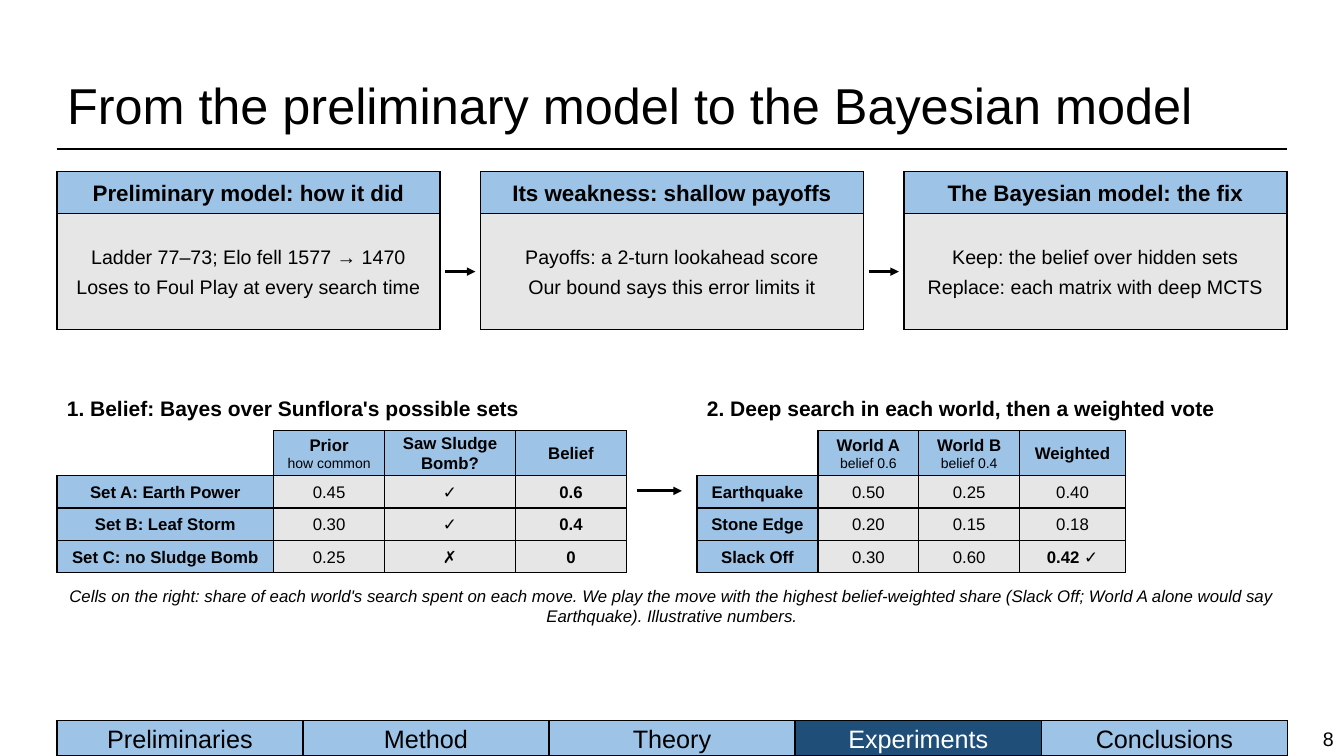
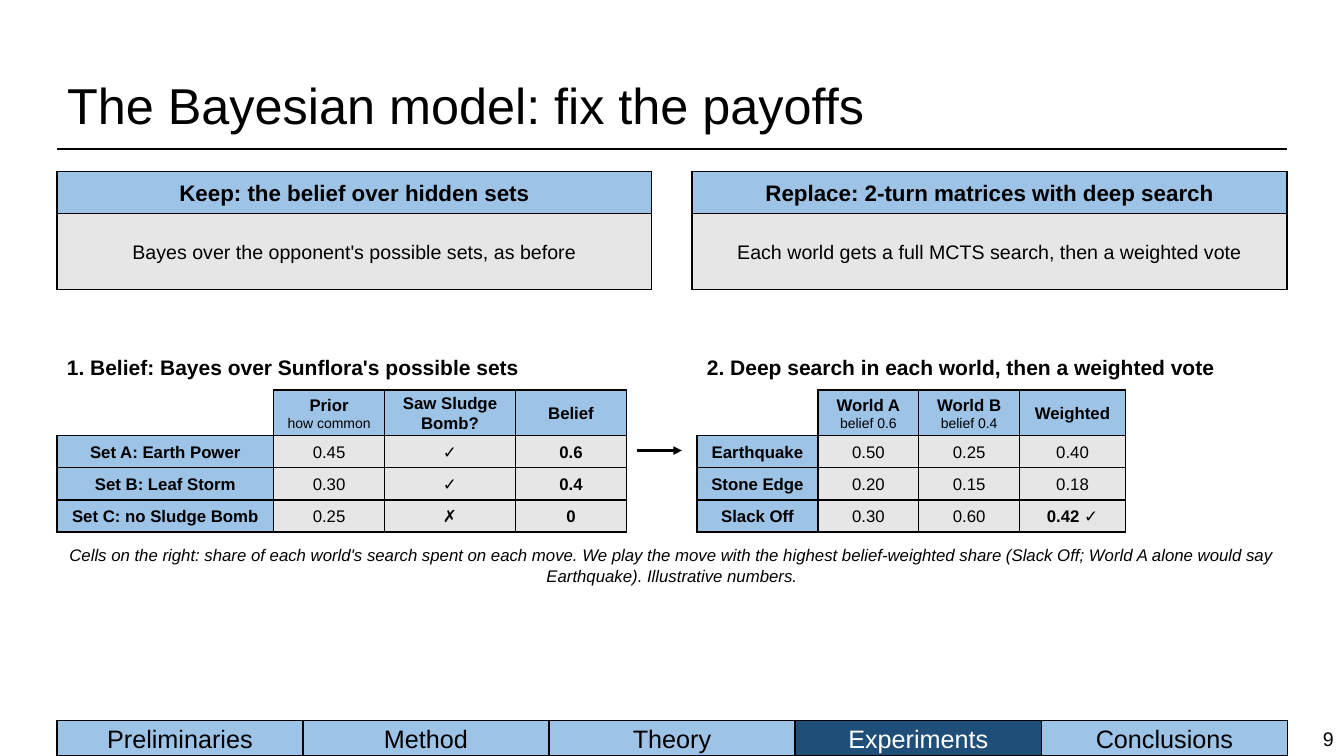
Before and after one commit to BioFanat/pokemon-equilibrium-engine, a slide deck: slide 9 of report/slides/deck.pptx (slide 8 before the commit). Drawn at 1344x756 pixels with LibreOffice and Linux fonts; fonts in the diff are those of the drawing. Boxes give left, top, right and bottom in pixels: in the first picture for what was removed or moved away, otherwise in the second. Text is boxed around its words. In the diff, an @@ line names an element or a change of style, - is before the commit and + after.

Commit message:
Preliminary vs Bayesian: single ladder table (64-36 / 66-34), Foul Play and exploitability comparison, new Figure 2, Figure 1 retitled by finding, Hedge-limitations slide

```diff
--- a/report/slides/deck.pptx
+++ b/report/slides/deck.pptx
@@ title at [67,87,864,134]: text changed @@
-From the preliminary model to the Bayesian model
+The Bayesian model: fix the payoffs
@@ rectangle "Keep: the belief over hidden ...": place and size @@
-rectangle "Keep: the belief over hidden ..." at [904,214,1288,330]
+rectangle "Keep: the belief over hidden ..." at [57,171,652,214]
@@ rectangle "Keep: the belief over hidden ..." at [57,171,652,214]: size 14 to 16 pt, bold on; fill #E7E6E6 to #9DC3E6 @@
@@ rectangle removed at [57,171,441,214] @@
-Preliminary model: how it did
@@ rectangle removed at [481,171,864,214] @@
-Its weakness: shallow payoffs
@@ rectangle added at [693,171,1288,214], fill #9DC3E6, outline #000000 1 pt, 16 pt, text #000000, bold @@
+Replace: 2-turn matrices with deep search
@@ rectangle removed at [904,171,1288,214] @@
-The Bayesian model: the fix
@@ rectangle removed at [57,214,441,330] @@
-Ladder 77–73; Elo fell 1577 → 1470
-Loses to Foul Play at every search time
@@ rectangle added at [57,214,652,289], fill #E7E6E6, outline #000000 1 pt, 14 pt, text #000000 @@
+Bayes over the opponent's possible sets, as before
@@ rectangle removed at [481,214,864,330] @@
-Payoffs: a 2-turn lookahead score
-Our bound says this error limits it
@@ rectangle added at [693,214,1288,289], fill #E7E6E6, outline #000000 1 pt, 14 pt, text #000000 @@
+Each world gets a full MCTS search, then a weighted vote
@@ arrow removed from (446, 271) to (476, 271) @@
@@ arrow removed from (869, 271) to (899, 271) @@
@@ text in rectangle at [928,279,1263,298]: paragraph removed @@
-Replace: each matrix with deep MCTS
@@ text in rectangle at [385,436,516,468]: text changed @@
-✗
+✓
@@ rectangle "✓": place and size @@
-rectangle "✓" at [385,540,516,573]
+rectangle "✓" at [385,436,516,468]
@@ rectangle "✓": place and size @@
-rectangle "✓" at [385,476,516,508]
+rectangle "✓" at [385,468,516,500]
@@ 27 rectangles, 3 texts, 1 arrow: place and size @@
-27 rectangles, 3 texts, 1 arrow at [57,400,1272,626]
+27 rectangles, 3 texts, 1 arrow at [57,359,1272,586]
@@ rectangle "✗": place and size @@
-rectangle "✗" at [385,508,516,540]
+rectangle "✗" at [385,500,516,532]
@@ text in rectangle at [385,500,516,532]: text changed @@
-✓
+✗
@@ page number at [1323,732,1334,747]: text changed @@
-8
+9
```
Also in this commit, not shown: 2 other slides changed, 1 slide added, 11 other files.
